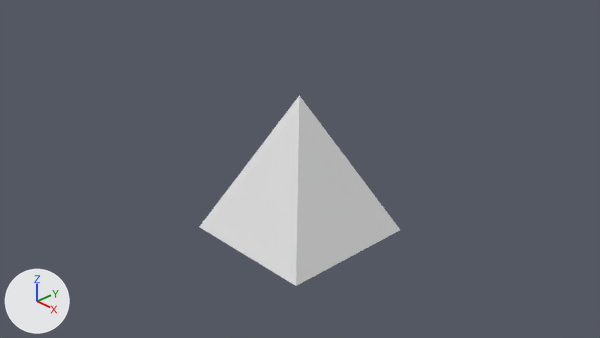
What one commit did to the Blender file ref/ref.blend.
Both versions are drawn from the file's camera 'Camera'. Arrows for +X, +Y and +Z are at lower left; the lights stay in place. The older version comes first.
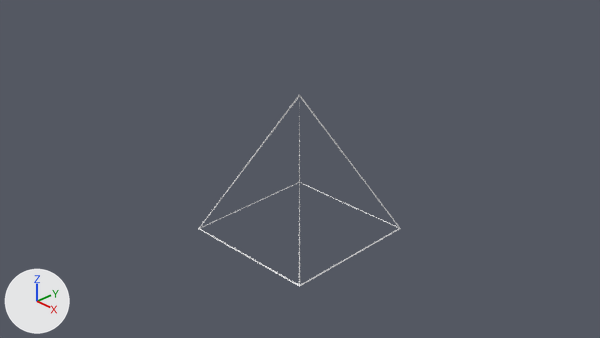
The edits, one by one:
Object 'Cube' (ob_cube) turns from (0, 0, 0) to (0, 0, 1.8) degrees about x, y and z.
Object 'Cube' (ob_cube) gains a WIREFRAME modifier named 'Wireframe'.

Where the change shows, as pixel boxes [x1, y1, x2, y2] in the pictures (600 x 338 px):
'Cube', turned, modifiers changed
    before: [199, 95, 400, 286]
    after: [198, 95, 401, 287]
